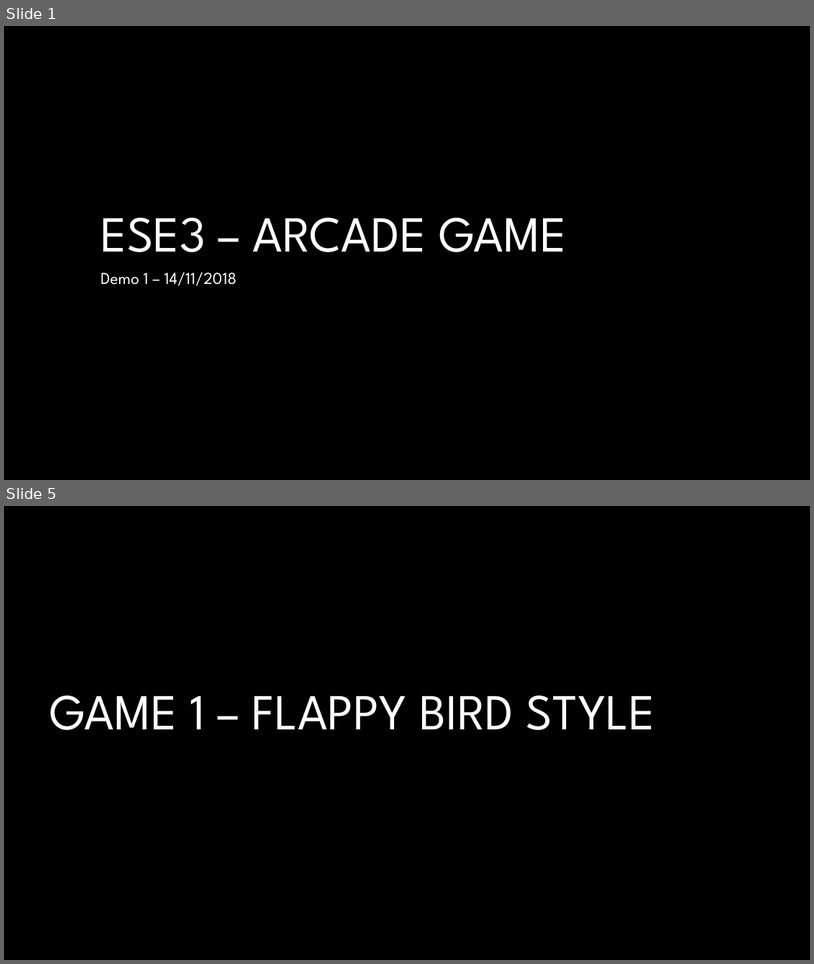
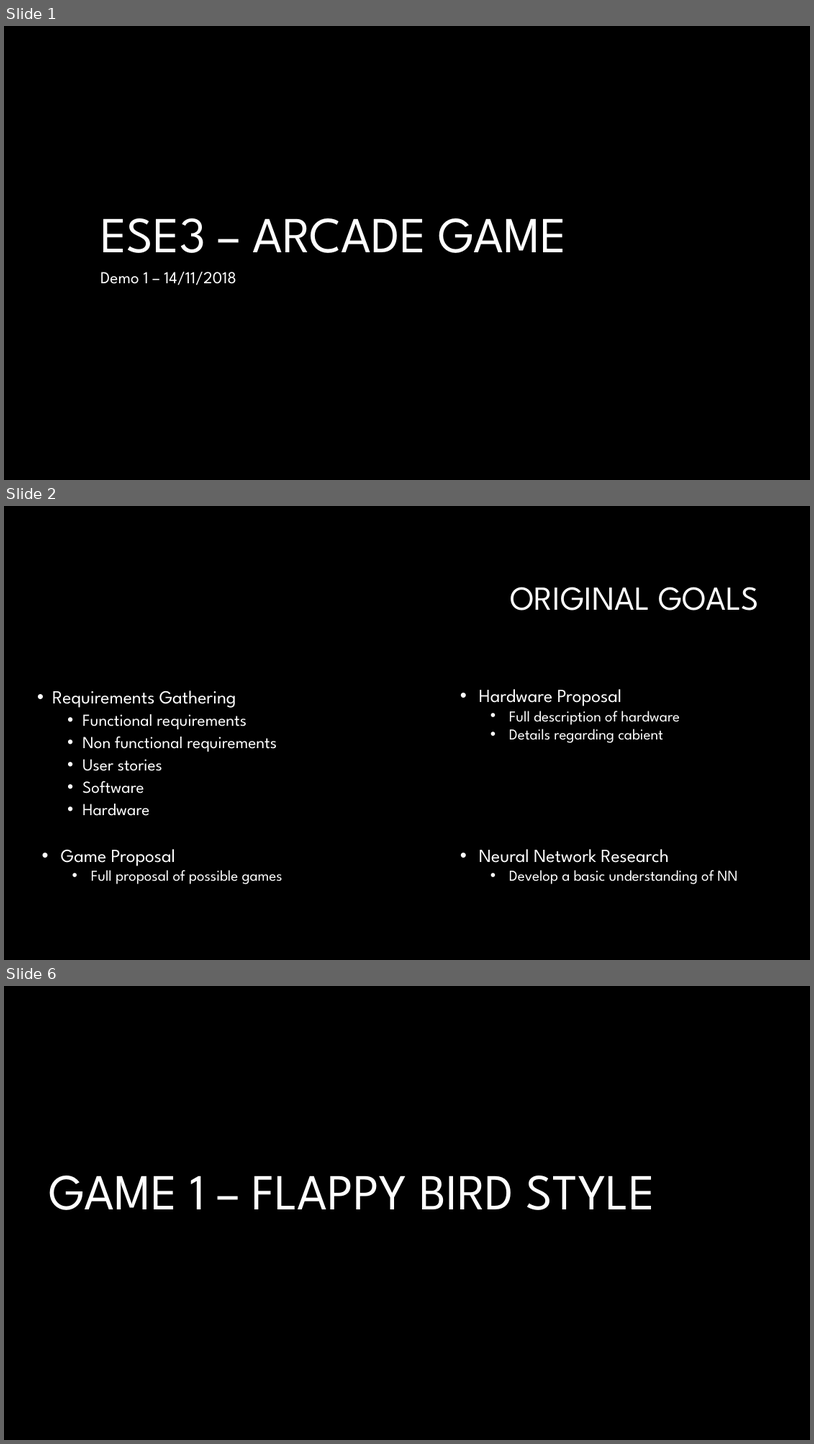
Before and after one commit to Craft-Prospect/Super-FLI, a slide deck: CustomerFiles/Demo_Docs/demo1.pptx. Shown one above the other, each under a label of ours: slides 1 and 5 before the commit, slides 1, 2 and 6 after it; the slides between them are not shown. The pictures are 814x964 and 814x1444 pixels, drawn with LibreOffice and Linux fonts; fonts in the diff are those of the drawing; background and template pictures are left out. Boxes give left, top, right and bottom in pixels: in the first picture for what was removed or moved away, otherwise in the second. Text is boxed around its words. In the diff, an @@ line names an element or a change of style, - is before the commit and + after.

```diff
--- a/CustomerFiles/Demo_Docs/demo1.pptx
+++ b/CustomerFiles/Demo_Docs/demo1.pptx
@@ slide 2 added at (4, 506, 810, 960), background #000000 @@
@@ text added at (510, 587, 759, 610), 40 pt, text #FFFFFF @@
+ORIGINAL GOALS
@@ text added at (52, 690, 277, 816), 20 pt, text #FFFFFF @@
+• Requirements Gathering
+  • Functional requirements
+  • Non functional requirements
+  • User stories
+  • Software
+  • Hardware
@@ text added at (479, 689, 680, 743), 18 pt, text #FFFFFF @@
+• Hardware Proposal
+  • Full description of hardware
+  • Details regarding cabient
@@ text added at (61, 849, 283, 884), 18 pt, text #FFFFFF @@
+• Game Proposal
+  • Full proposal of possible games
@@ text added at (479, 849, 738, 884), 18 pt, text #FFFFFF @@
+• Neural Network Research
+  • Develop a basic understanding of NN
@@ what was slide 5 is now slide 6 @@
```
Also in this commit, not shown: 2 slides changed, 2 other slides added, 3 slides removed.
